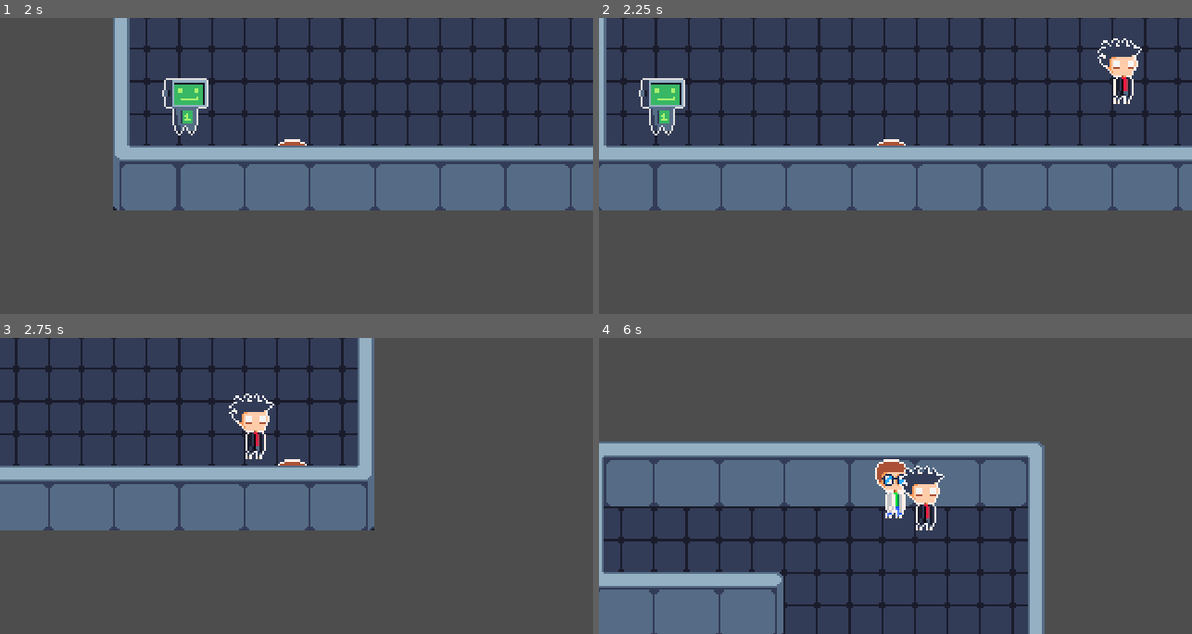
Above: before the commit, frames 1-4 (two rows, left to right).
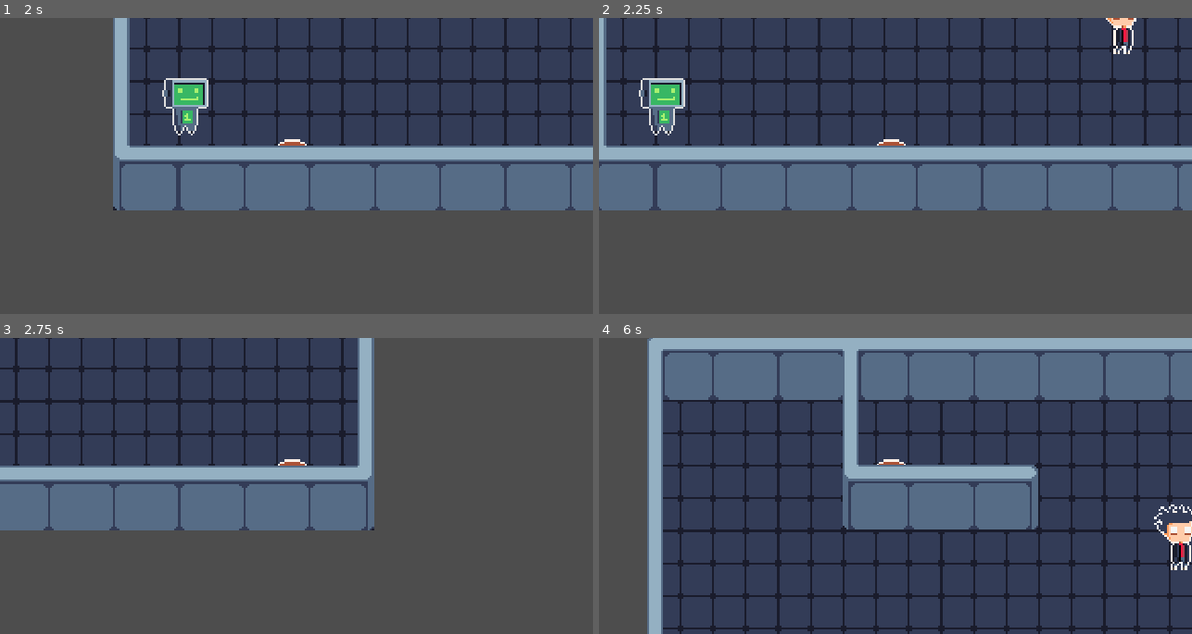
Above: after the commit, the same moments.

Repository: Matheuspimentell/Math-Hero
Game: Godot game, scene res://levels/001_test_level/test_level.tscn
The game is run twice, just before and just after one commit, with the same random seed, the same clock (stepped at 60 frames per second) and the same inputs. The project has no main scene, so this scene is started directly.
Inputs:
- Up to frame 1 (2 s): tap Enter at 0.5 s; hold D (move_right) 0.53-1.28 s; tap Space at 1.25 s; hold S (move_down) from 1.28 s (still down)
- Up to frame 2 (2.25 s): release S (move_down) at 2.03 s; hold D (move_right) from 2.03 s (still down)
- Up to frame 3 (2.75 s): keep holding D (move_right)
- Up to frame 4 (6 s): release D (move_right) at 2.78 s; hold W (move_up) 2.78-3.53 s; hold A (move_left) 3.53-5.03 s; hold S (move_down) 5.03-5.78 s; hold D (move_right) from 5.78 s (still down)

Frame 1 is identical in both runs. In frame 2, 1.0% of the frame differs, in the area x 84-92%, y 0-30%; in frame 3, 0.7%; in frame 4, 79%, in the area x 0-100%, y 0-100%.

Commit message:
Added state machine and changed npc and enemy logic with states

Diff:
--- /dev/null
+++ b/models/npcs/friendly/friendly_idle.gd
@@ -0,0 +1,7 @@
+extends State
+class_name FriendlyIdle
+
+@export var npc: StaticBody2D
+
+func _ready():
+	print("Hey!, I'm a friendly npc :D")
--- /dev/null
+++ b/models/npcs/hostile/hostile_idle.gd
@@ -0,0 +1,26 @@
+extends State
+class_name HostileIdle
+
+@export var enemy: CharacterBody2D
+@export var moveSpeed := 50.0
+
+var moveDirection = Vector2(0,0)
+
+func _ready():
+	print("Hey!, I'm a hostile npc :(")
+
+func Enter():
+	moveDirection = Vector2i(0,1)
+
+func Physics_Update(delta: float):
+	if enemy:
+		enemy.velocity = moveDirection * moveSpeed
+		var collision = enemy.move_and_collide(enemy.velocity * delta)
+
+		if collision:
+			match collision.get_collider().name:
+				# If the npc has collided with the map, move in the other direction
+				'map':
+					moveDirection *= -1
+				'player':
+					print("Hey, want to battle ?")
--- a/models/npcs/hostile/hostile_scientist.gd
+++ /dev/null
@@ -1,24 +0,0 @@
-extends CharacterBody2D
-
-@export var speed = 300.0
-var moveDirection = 1
-
-func _physics_process(delta):
-
-	# Continuously move only in the y axis
-	velocity.y = moveDirection * speed
-	# Check for collisions
-	var collision = move_and_collide(velocity * delta)
-
-	# If the npc has collided with something
-	if collision:
-		print(self.name , " collided with: ", collision.get_collider().name)
-
-		match collision.get_collider().name:
-			# If the npc has collided with the map, move in the other direction
-			'map':
-				moveDirection *= -1
-			'player':
-				print("Hey, want to battle ?")
-
-	move_and_slide()
--- /dev/null
+++ b/models/state.gd
@@ -0,0 +1,16 @@
+extends Node
+class_name State
+
+signal Transition
+
+func Enter():
+	pass
+
+func Exit():
+	pass
+
+func Update(_delta: float):
+	pass
+
+func Physics_Update(_delta: float):
+	pass
--- /dev/null
+++ b/models/state_machine.gd
@@ -0,0 +1,38 @@
+extends Node
+
+@export var initial_state: State
+
+var current_state: State
+var states: Dictionary = {}
+
+func _ready():
+	for child in get_children():
+		if child is State:
+			states[child.name.to_lower()] = child
+			child.Transition.connect(on_child_transition)
+
+		if initial_state:
+			initial_state.Enter()
+			current_state = initial_state
+
+func _process(delta: float):
+	if current_state:
+		current_state.Update(delta)
+
+func _physics_process(delta: float):
+	if current_state:
+		current_state.Physics_Update(delta)
+
+func on_child_transition(state: String, new_state_name: String):
+	if state != current_state.name.to_lower():
+		return
+
+	var new_state = states.get(new_state_name.to_lower())
+	if !new_state:
+		return
+
+	if current_state:
+		current_state.Exit()
+
+	new_state.Enter()
+	current_state = new_state
--- a/objects/npcs/friendly/friendly_robot.tscn
+++ b/objects/npcs/friendly/friendly_robot.tscn
@@ -1,7 +1,9 @@
-[gd_scene load_steps=5 format=3 uid="uid://ccxqgaykatlx7"]
+[gd_scene load_steps=7 format=3 uid="uid://ccxqgaykatlx7"]
 
 [ext_resource type="Texture2D" uid="uid://di1cf2pg74ht0" path="res://media/art/characters/friendly_robot.png" id="1_ydkp3"]
-[ext_resource type="Script" path="res://models/npcs/friendly/friendly_robot.gd" id="2_qiyop"]
+[ext_resource type="Script" path="res://models/npcs/friendly/conversation_area.gd" id="2_m1rot"]
+[ext_resource type="Script" path="res://models/state_machine.gd" id="3_15q15"]
+[ext_resource type="Script" path="res://models/npcs/friendly/friendly_idle.gd" id="4_ytgye"]
 
 [sub_resource type="RectangleShape2D" id="RectangleShape2D_516gp"]
 size = Vector2(51, 28)
@@ -16,7 +18,7 @@
 texture = ExtResource("1_ydkp3")
 
 [node name="Interective Area" type="Area2D" parent="."]
-script = ExtResource("2_qiyop")
+script = ExtResource("2_m1rot")
 
 [node name="Interactive Area Shape" type="CollisionShape2D" parent="Interective Area"]
 position = Vector2(0, 2)
@@ -26,4 +28,12 @@
 position = Vector2(0, 12)
 shape = SubResource("RectangleShape2D_6ilty")
 
+[node name="State Machine" type="Node" parent="." node_paths=PackedStringArray("initial_state")]
+script = ExtResource("3_15q15")
+initial_state = NodePath("Idle")
+
+[node name="Idle" type="Node" parent="State Machine" node_paths=PackedStringArray("npc")]
+script = ExtResource("4_ytgye")
+npc = NodePath("../..")
+
 [connection signal="body_entered" from="Interective Area" to="Interective Area" method="_on_robot_body_entered"]
--- a/objects/npcs/hostile/hostile_scientist.tscn
+++ b/objects/npcs/hostile/hostile_scientist.tscn
@@ -1,7 +1,8 @@
-[gd_scene load_steps=5 format=3 uid="uid://ct042rnl8vek3"]
+[gd_scene load_steps=6 format=3 uid="uid://ct042rnl8vek3"]
 
-[ext_resource type="Script" path="res://models/npcs/hostile/hostile_scientist.gd" id="1_1lsn3"]
 [ext_resource type="Texture2D" uid="uid://ckkjy7jxivhha" path="res://media/art/characters/hostile_scientist.png" id="2_u54tk"]
+[ext_resource type="Script" path="res://models/state_machine.gd" id="3_6g050"]
+[ext_resource type="Script" path="res://models/npcs/hostile/hostile_idle.gd" id="4_10tkk"]
 
 [sub_resource type="RectangleShape2D" id="RectangleShape2D_rycfo"]
 size = Vector2(24, 6)
@@ -10,8 +11,6 @@
 size = Vector2(58, 470)
 
 [node name="hostile_scientist" type="CharacterBody2D"]
-script = ExtResource("1_1lsn3")
-speed = 80.0
 
 [node name="Sprite2D" type="Sprite2D" parent="."]
 texture_filter = 1
@@ -26,3 +25,11 @@
 [node name="Interactive Area Shape" type="CollisionShape2D" parent="InteractionArea"]
 position = Vector2(0, 14)
 shape = SubResource("RectangleShape2D_3shii")
+
+[node name="State Machine" type="Node" parent="." node_paths=PackedStringArray("initial_state")]
+script = ExtResource("3_6g050")
+initial_state = NodePath("Idle")
+
+[node name="Idle" type="Node" parent="State Machine" node_paths=PackedStringArray("enemy")]
+script = ExtResource("4_10tkk")
+enemy = NodePath("../..")
Renamed: models/npcs/friendly/friendly_robot.gd -> models/npcs/friendly/conversation_area.gd
